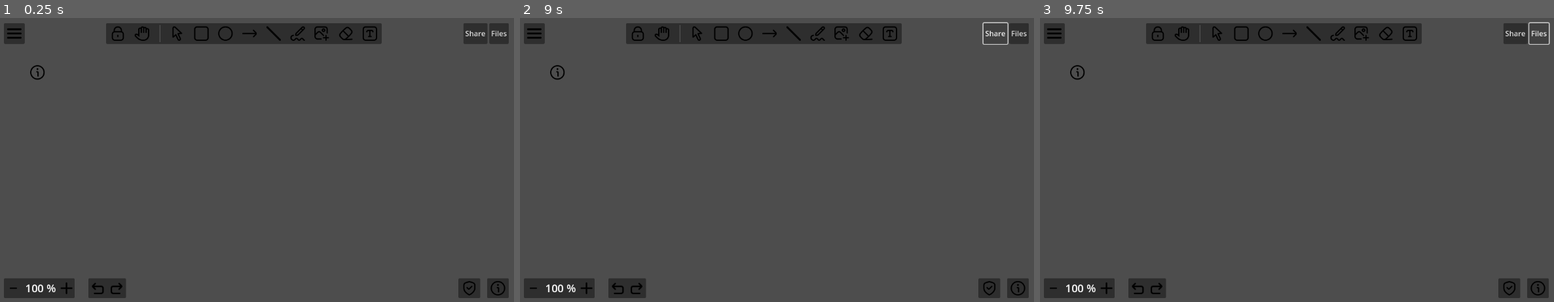
Above: before the commit, frames 1-3 (left to right).
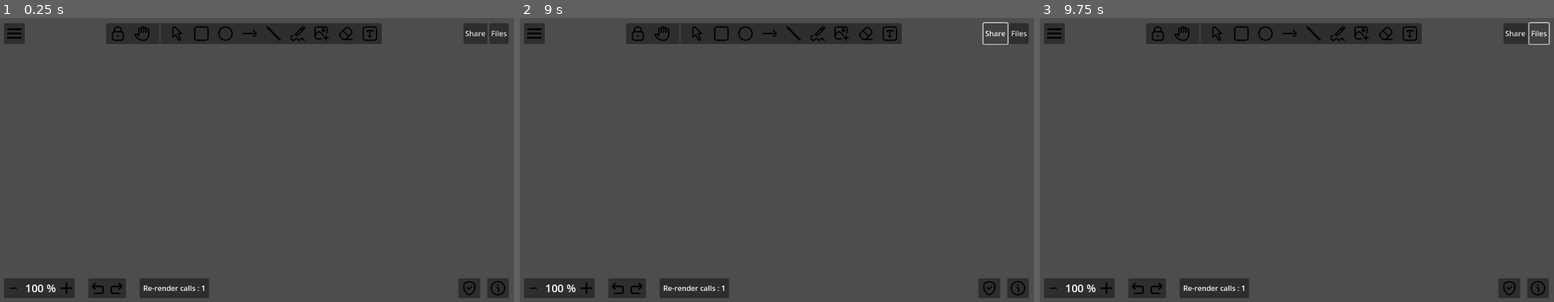
Above: after the commit, the same moments.

Repository: Vivek13130/infinite_zoom_draw
Game: Godot game, scene res://scenes/main.tscn
Same seed, same stepped clock (60 frames per second), same inputs: the game is played once before the commit and once after it.
Inputs (mouse positions are in pixels of both pictures, inside the frame that each line leads up to):
- Up to frame 1 (0.25 s): no input
- Up to frame 2 (9 s): click (638, 32) at 0.52 s; click (663, 32) at 1.27 s; click (694, 32) at 2 s; click (720, 32) at 2.75 s; click (746, 32) at 3.5 s; click (771, 32) at 4.25 s; click (792, 32) at 5 s; click (818, 32) at 5.75 s; click (843, 32) at 6.5 s; click (864, 32) at 7.25 s; click (890, 32) at 8 s; click "Share" at 8.75 s
- Up to frame 3 (9.75 s): click "Files" at 9.5 s

The runs differ from the first frame. In frame 1, 0.9% of the frame differs, in the area x 5-41%, y 16-99%; in frame 2, 0.9%; in frame 3, 0.9%.

Commit message:
contains the optimization code
now i have removed all optimizations and just focusing on prototype

Diff:
--- a/project.godot
+++ b/project.godot
@@ -12,8 +12,12 @@
 
 config/name="infinite zooming art"
 run/main_scene="res://scenes/main.tscn"
-config/features=PackedStringArray("4.3", "Forward Plus")
+config/features=PackedStringArray("4.4", "Forward Plus")
 config/icon="res://icon.svg"
+
+[autoload]
+
+Manager="*res://scripts/manager.gd"
 
 [input]
 
--- a/scenes/canvas_container.tscn
+++ b/scenes/canvas_container.tscn
@@ -1,8 +1,8 @@
 [gd_scene load_steps=4 format=3 uid="uid://c18yay2mbas18"]
 
-[ext_resource type="Texture2D" uid="uid://c7r7lk7b3kp6s" path="res://assets/info.png" id="1_2o1cn"]
-[ext_resource type="Script" path="res://scripts/canvas_controller.gd" id="1_fh8k3"]
-[ext_resource type="Script" path="res://scripts/camera_controller.gd" id="2_jfmxq"]
+[ext_resource type="Script" uid="uid://b58h0o80yex88" path="res://scripts/canvas_controller.gd" id="1_fh8k3"]
+[ext_resource type="Script" uid="uid://dpieo3lmcbwvr" path="res://scripts/camera_controller.gd" id="2_jfmxq"]
+[ext_resource type="Script" uid="uid://gd1680e2oeq8" path="res://scripts/stroke_manager.gd" id="3_bhxw4"]
 
 [node name="CanvasContainer" type="Node2D"]
 script = ExtResource("1_fh8k3")
@@ -12,8 +12,7 @@
 script = ExtResource("2_jfmxq")
 panSpeed = 5
 
-[node name="Info" type="Sprite2D" parent="."]
-position = Vector2(97, 132)
-texture = ExtResource("1_2o1cn")
+[node name="strokeManager" type="Node2D" parent="."]
+script = ExtResource("3_bhxw4")
 
-[node name="drawingNode" type="Node2D" parent="."]
+[node name="tileManager" type="Node2D" parent="."]
--- a/scenes/main_ui.tscn
+++ b/scenes/main_ui.tscn
@@ -1,6 +1,7 @@
-[gd_scene load_steps=18 format=3 uid="uid://6yhsdjs658bw"]
+[gd_scene load_steps=19 format=3 uid="uid://6yhsdjs658bw"]
 
 [ext_resource type="Texture2D" uid="uid://dv2ec6brr365e" path="res://assets/menu-burger.png" id="1_4yc7i"]
+[ext_resource type="Script" uid="uid://bap3rwp3w1rtd" path="res://scripts/main_ui.gd" id="1_j03cv"]
 [ext_resource type="Texture2D" uid="uid://dk5hl350lxuua" path="res://assets/lock.png" id="2_nqlxj"]
 [ext_resource type="Texture2D" uid="uid://dtrherwebgh06" path="res://assets/hand-paper.png" id="3_im5gw"]
 [ext_resource type="Texture2D" uid="uid://burd0r7mu1mob" path="res://assets/cursor.png" id="4_ernbd"]
@@ -25,6 +26,7 @@
 anchor_bottom = 1.0
 grow_horizontal = 2
 grow_vertical = 2
+script = ExtResource("1_j03cv")
 metadata/_edit_lock_ = true
 
 [node name="MarginContainer" type="MarginContainer" parent="."]
@@ -229,6 +231,25 @@
 stretch_mode = 5
 flip_h = true
 
+[node name="renderCalls" type="PanelContainer" parent="MarginContainer/bottomStrip/leftSideControls"]
+layout_mode = 2
+size_flags_horizontal = 0
+
+[node name="MarginContainer" type="MarginContainer" parent="MarginContainer/bottomStrip/leftSideControls/renderCalls"]
+layout_mode = 2
+theme_override_constants/margin_left = 8
+theme_override_constants/margin_top = 5
+theme_override_constants/margin_right = 8
+theme_override_constants/margin_bottom = 5
+
+[node name="HBoxContainer" type="HBoxContainer" parent="MarginContainer/bottomStrip/leftSideControls/renderCalls/MarginContainer"]
+layout_mode = 2
+theme_override_constants/separation = 15
+
+[node name="Label" type="Label" parent="MarginContainer/bottomStrip/leftSideControls/renderCalls/MarginContainer/HBoxContainer"]
+layout_mode = 2
+text = "Re-render calls : "
+
 [node name="uselessNode" type="Control" parent="MarginContainer/bottomStrip"]
 layout_mode = 2
 size_flags_horizontal = 3
--- a/scripts/camera_controller.gd
+++ b/scripts/camera_controller.gd
@@ -1,4 +1,13 @@
 extends Camera2D
+#Responsibility :
+#control zoom in and out with limits
+#panning via w , a , s, d
+#click and drag
+
+@export var updateCanvasDynamically = false
+
+@onready var canvas_container: Node2D = $".."
+@onready var stroke_manager: Node2D = $"../strokeManager"
 
 
 # zooming :
@@ -29,7 +38,8 @@
 		zoomTarget *= 0.9
 
 	zoom = zoom.slerp(zoomTarget, zoomSpeed * delta)
-
+	if updateCanvasDynamically:
+		stroke_manager.queue_redraw()
 
 func click_and_drag(delta):
 	if(!isDragging and Input.is_action_just_pressed("camera_dragging")):
@@ -44,7 +54,8 @@
 	if (isDragging and Input.is_action_just_released("camera_dragging")):
 		isDragging = false
 
-
+	if updateCanvasDynamically:
+		stroke_manager.queue_redraw()
 
 
 func simple_panning(delta):
@@ -60,3 +71,6 @@
 		movement.y += panSpeed / zoom.x
 
 	position += movement.normalized() * (1 / zoom.x) * delta * 200
+
+	if updateCanvasDynamically:
+		stroke_manager.queue_redraw()
--- a/scripts/canvas_controller.gd
+++ b/scripts/canvas_controller.gd
@@ -1,77 +1,43 @@
 extends Node2D
-@onready var camera: Camera2D = $Camera2D
-
-var strokes = [] # stores all completed strokes with other info as well
-# it is a list of dictionaries
-
-# dict structure :
-#{
-	#stroke_points : []
-	#stroke_color : PackedColorArray()
-	#stroke_width : adjusted width at that time
-#}
-
-# each element is another array of points
-
-var current_stroke = [] # stores the current stroke points
-var previous_mouse_pos : Vector2 = Vector2.ZERO # just to check if mouse is at a new position
-
-@export var base_stroke_width = 2.0
-var current_stroke_color = PackedColorArray()
-
-
-func _ready() -> void:
-	# at present we are only using one color here.
-	current_stroke_color.fill(Color.GREEN_YELLOW)
-
-
-func _process(delta: float) -> void:
-	handleDrawing()
-
-
-func handleDrawing():
-	if Input.is_action_just_pressed("click"): # started registering a new stroke
-		current_stroke = [] # empty it out for a new stroke
-		var mouse_pos = camera.get_global_mouse_position()
-		current_stroke.append(mouse_pos)
-		previous_mouse_pos = mouse_pos
-		# it should be taken in reference to camera
 
 
 
-	if Input.is_action_pressed("click") : # registering all points in stroke
-		var current_mouse_pos = camera.get_global_mouse_position()
-		if(current_mouse_pos != previous_mouse_pos):
-			current_stroke.append(current_mouse_pos)
-			previous_mouse_pos = current_mouse_pos
 
 
-	if Input.is_action_just_released("click"): # pushing it in storage
-		if current_stroke.size() > 1 :
 
-			print("stroke no : ", strokes.size() + 1)
-			print("size : " , current_stroke.size())
-			print(current_stroke)
-			print()
-
-			var new_stroke = {
-				"stroke_points" : current_stroke.duplicate(), # we don't need any references of it
-				"stroke_color" : current_stroke_color,
-				"stroke_width" :  base_stroke_width / camera.zoom.x
-			}
-
-			strokes.append(new_stroke)
-			update_canvas()
-
-		current_stroke = []
+#responsibility :
+# draw grid for debugging :
 
 
-func update_canvas():
-	queue_redraw()
+#THIS COMMENTED CODE WAS RELATED TO DRAWING GRID ON SCREEN , BUT WE DON'T NEED THIS
+# Grid settings
+#var grid_size: Vector2 = Manager.grid_size # Size of each grid cell
+#var line_color: Color = Color(0.5, 0, 0, 0.5) # Light red with transparency
+#var line_width: float = 1.0
 
-func _draw() -> void:
+# reference to the camera to adjust grid with zoom/pan
+#@onready var camera: Camera2D = $Camera2D
 
-	#drawing completed strokes :
-	for stroke_dict in strokes:
-		#print(stroke_dict)
-		draw_polyline_colors(stroke_dict["stroke_points"], stroke_dict["stroke_color"] , stroke_dict["stroke_width"], true)
+#func _process(delta: float) -> void:
+	#queue_redraw() # continuously redraw the grid
+#
+#func _draw() -> void:
+	#if not camera:
+		#return
+	#
+	## Get the visible area of the camera
+	#var screen_rect: Rect2 = Rect2(camera.get_position() - get_viewport_rect().size / 2 / camera.zoom, get_viewport_rect().size / camera.zoom)
+	#
+	## Calculate grid bounds
+	#var start_x: float = floor(screen_rect.position.x / grid_size.x) * grid_size.x
+	#var end_x: float = floor((screen_rect.position.x + screen_rect.size.x) / grid_size.x) * grid_size.x
+	#var start_y: float = floor(screen_rect.position.y / grid_size.y) * grid_size.y
+	#var end_y: float = floor((screen_rect.position.y + screen_rect.size.y) / grid_size.y) * grid_size.y
+#
+	## Draw vertical lines
+	#for x in range(start_x, end_x, grid_size.x):
+		#draw_line(Vector2(x, start_y), Vector2(x, end_y), line_color, line_width)
+	#
+	## Draw horizontal lines
+	#for y in range(start_y, end_y, grid_size.y):
+		#draw_line(Vector2(start_x, y), Vector2(end_x, y), line_color, line_width)
--- /dev/null
+++ b/scripts/main_ui.gd
@@ -0,0 +1,5 @@
+extends Control
+@onready var label: Label = $MarginContainer/bottomStrip/leftSideControls/renderCalls/MarginContainer/HBoxContainer/Label
+
+func _process(delta: float) -> void:
+	label.text = "Re-render calls : " + str(Manager.queue_redraw_calls)
--- /dev/null
+++ b/scripts/manager.gd
@@ -0,0 +1,6 @@
+extends Node
+
+# this is a global script. it will contain all constants and all
+
+const grid_size = Vector2(40, 40)
+var queue_redraw_calls = 0
--- /dev/null
+++ b/scripts/stroke_manager.gd
@@ -0,0 +1,176 @@
+extends Node2D
+
+# added optimizations but removed them .
+
+# responsiblity :
+# registering new stroke
+# managing old strokes
+# hashing and rendering only visible strokes
+# defining grid
+
+var grid_size = Manager.grid_size # grid size in px
+
+var strokes : Array = [] # stores all completed strokes with other info as well
+# it is a list of dictionaries
+
+#list structure : [  - storing multiple dictionaries with stroke data
+	#{
+	#stroke_points : []
+	#stroke_color : PackedColorArray()
+	#stroke_width : adjusted width at that time
+	#}
+#]
+
+
+var current_stroke = [] # stores the current stroke points
+var previous_mouse_pos : Vector2 = Vector2.ZERO # just to check if mouse is at a new position
+@onready var camera: Camera2D = $"../Camera2D"
+
+@export var base_stroke_width = 2.0
+var current_stroke_color = PackedColorArray()
+
+
+func _ready() -> void:
+	pass # Replace with function body.
+
+
+func _process(delta: float) -> void:
+	handleDrawing()
+
+
+func handleDrawing():
+	var start_pos : Vector2
+
+	if Input.is_action_just_pressed("click"): # started registering a new stroke
+		current_stroke = [] # empty it out for a new stroke
+		var mouse_pos = camera.get_global_mouse_position()
+		start_pos = mouse_pos
+		#print("new start pos : ", start_pos)
+		current_stroke.append(mouse_pos)
+		previous_mouse_pos = mouse_pos
+		# it should be taken in reference to camera
+
+
+	if Input.is_action_pressed("click") : # registering all points in stroke
+		var current_mouse_pos = camera.get_global_mouse_position()
+		if(current_mouse_pos != previous_mouse_pos):
+			current_stroke.append(current_mouse_pos)
+			previous_mouse_pos = current_mouse_pos
+			queue_redraw()
+
+
+	if Input.is_action_just_released("click"): # pushing it in storage
+		if current_stroke.size() > 1 :
+
+
+			#print("stroke no : ", strokes.size() + 1)
+			#print("size : " , current_stroke.size())
+			#print(current_stroke)
+			#print()
+
+			var new_stroke = {
+				"stroke_points" : current_stroke.duplicate(), # we don't need any references of it
+				"stroke_color" : current_stroke_color,
+				"stroke_width" :  base_stroke_width / camera.zoom.x,
+			}
+
+			strokes.append(new_stroke)
+			update_canvas()
+
+
+			#THIS COMMENTED IS CODE IS RELATED TO OPTIMIZATIONS :
+
+			## calculate the grid cell from this start pos
+			#var respective_grid_row = int(floor(float(start_pos.y) / grid_size.y))
+			#var respective_grid_col = int(floor(float(start_pos.x) / grid_size.x))
+			#
+			## generate a key based on grid cell position of this stroke
+			## cell(1 ,3) = 1_3
+			#var grid_cell_key = str(respective_grid_row) + "_" + str(respective_grid_col)
+			#print("grid cell key for this stroke : " , grid_cell_key)
+			#
+			#var bounding_box_top_left : Vector2 = Vector2.INF # stores min x and min y value among all points in stroke
+			#var bounding_box_bottom_right : Vector2 = Vector2(-INF , -INF) # stores max x and max y value among all points in stroke
+			#
+			#for point in current_stroke :
+				#bounding_box_top_left.x = min(point.x , bounding_box_top_left.x)
+				#bounding_box_top_left.y = min(point.y , bounding_box_top_left.y)
+				#bounding_box_bottom_right.x = max(point.x , bounding_box_bottom_right.x)
+				#bounding_box_bottom_right.y = max(point.y , bounding_box_bottom_right.y)
+			#
+			#
+			#var new_stroke = {
+				#"stroke_points" : current_stroke.duplicate(), # we don't need any references of it
+				#"stroke_color" : current_stroke_color,
+				#"stroke_width" :  base_stroke_width / camera.zoom.x,
+				#"bounding_rect" : Rect2(bounding_box_top_left, abs(bounding_box_bottom_right - bounding_box_top_left))
+			#}
+			#
+			#print("new stroke registered in : ", grid_cell_key)
+			#print(new_stroke["bounding_rect"])
+
+			#if(strokes.has(grid_cell_key)):
+				#strokes[grid_cell_key].append(new_stroke)
+			#else:
+				#strokes[grid_cell_key] = [] # empty list for storing all strokes
+				#strokes[grid_cell_key].append(new_stroke)
+
+
+
+func update_canvas():
+	queue_redraw()
+
+func _draw() -> void:
+	Manager.queue_redraw_calls += 1
+
+	# drawing the current stroke
+	if current_stroke.size() > 1 :
+		draw_polyline_colors(current_stroke, PackedColorArray([Color.YELLOW]) , base_stroke_width / camera.zoom.x, true)
+
+	for stroke in strokes:
+		draw_polyline_colors(stroke["stroke_points"], stroke["stroke_color"] , stroke["stroke_width"], true)
+
+
+	## get the camera rect :
+	#var camera_rect: Rect2 = Rect2(
+		#camera.get_position() - get_viewport_rect().size / 2 / camera.zoom,
+		#get_viewport_rect().size / camera.zoom )
+	#
+	#draw_rect(camera_rect, Color.YELLOW, false, 2)
+
+	#drawing registered strokes :
+	#for grid_cell in strokes:
+		#var underscore = true
+		#var row_col = grid_cell.split("_")
+		#
+		#var cell_rect = Rect2( Vector2(int(row_col[0]) * grid_size.y , int(row_col[1]) * grid_size.x), grid_size)
+		#draw_rect(cell_rect, Color.BLUE , false , 2)
+		#
+		## this cell is completely inside camera :
+		#if camera_rect.encloses(cell_rect):
+			## render all strokes
+			#for stroke in strokes[grid_cell]:
+			## now stroke is a dictionary : stroke_points, stroke_color, stroke_width, bounding_rect
+				#draw_polyline_colors(stroke["stroke_points"], stroke["stroke_color"] , stroke["stroke_width"], true)
+				#draw_rect(stroke["bounding_rect"], Color.GREEN, false)
+		#
+		## this stroke is partially overlapping camera
+		#elif camera_rect.intersects(cell_rect):
+			## use bounding box and render only overlapping strokes
+			#for stroke in strokes[grid_cell]:
+				#if camera_rect.intersects(stroke["bounding_rect"]):
+					#draw_polyline_colors(stroke["stroke_points"], stroke["stroke_color"] , stroke["stroke_width"], true)
+				#else:
+					#draw_polyline_colors(stroke["stroke_points"], PackedColorArray([Color(1,0,0)]) , stroke["stroke_width"], true)
+		#
+		## this cell is completely outside the camera
+		#else:
+			#for stroke in strokes[grid_cell]:
+				#draw_polyline_colors(stroke["stroke_points"], PackedColorArray([Color(1,0,0)]) , stroke["stroke_width"], true)
+
+
+		# check if this cell is in camera rect or not
+		# if yes : check if it's fully in or partially in
+		# if partially , use the bounding box thing
+		# otherwise render all strokes in it
+		#draw_polyline_colors(stroke_dict["stroke_points"], stroke_dict["stroke_color"] , stroke_dict["stroke_width"], true)
Not shown, added: scripts/camera_controller.gd.uid
Not shown, added: scripts/canvas_controller.gd.uid
Not shown, added: scripts/main_ui.gd.uid
Not shown, added: scripts/manager.gd.uid
Not shown, added: scripts/stroke_manager.gd.uid
